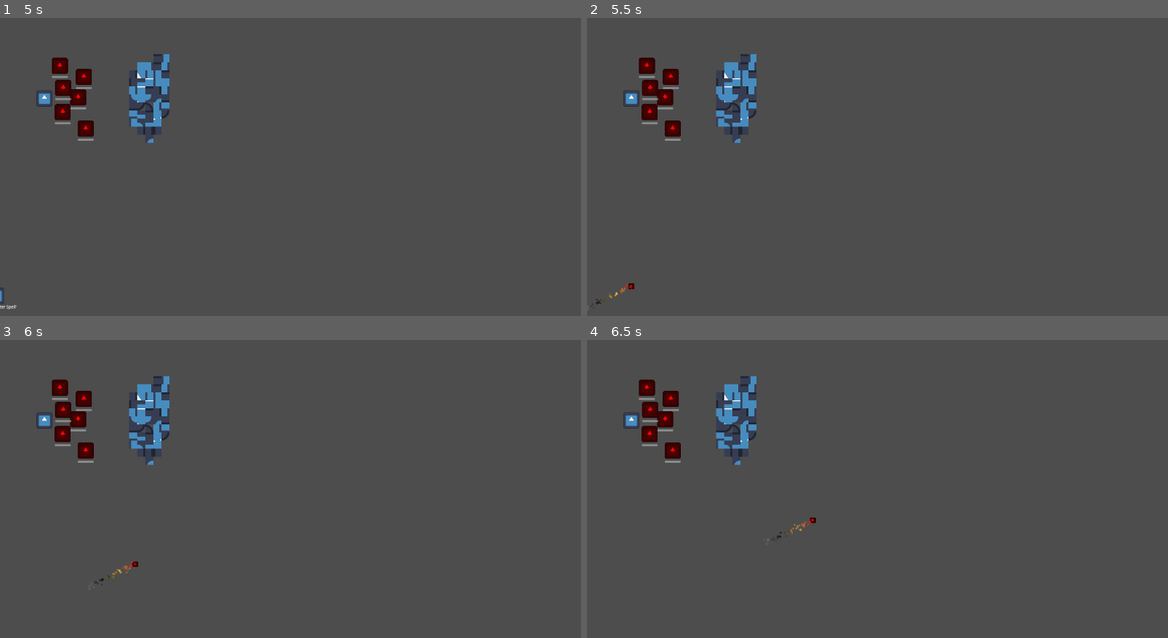
Above: before the commit, frames 1-4 (two rows, left to right).
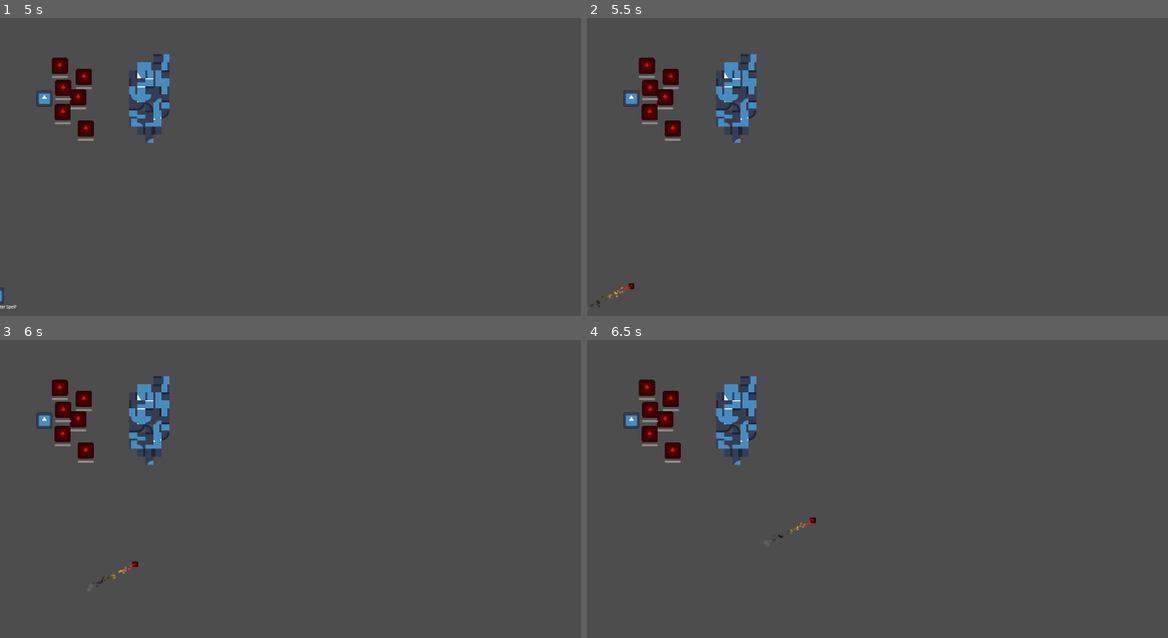
Above: after the commit, the same moments.

Repository: NIK-Pro-coder/coop-roguelike-reborn
Game: Godot game, scene res://main.tscn
Two runs of this game, one before a commit and one after it. Both use one fixed random seed, a clock stepped at 60 frames per second and the inputs below. The engine's default icon, where the game draws it, is replaced by a stand-in: a white triangle on a blue panel in a dark square.
Inputs (mouse positions are in pixels of both pictures, inside the frame that each line leads up to):
- Up to frame 1 (5 s): tap Enter at 0.5 s; move the mouse to (418, 137) at 0.52 s; hold D (right) 0.53-1.28 s; hold Tab (cycle_spell) 0.53-1.28 s; click (418, 137) at 0.67 s; move the mouse to (174, 169) at 1.27 s; hold S (down) 1.28-2.03 s; right-click (174, 169) at 1.35 s; move the mouse to (348, 80) at 2.02 s; hold D (right) 2.03-2.78 s; hold Tab (cycle_spell) 2.03-2.78 s; move the mouse to (261, 217) at 2.77 s; hold W (up) 2.78-3.53 s; right-click (261, 217) at 2.85 s; click (261, 217) at 2.92 s; move the mouse to (464, 202) at 3.52 s; hold Tab (cycle_spell) 3.53-4.28 s; hold A (left) from 3.53 s (still down); move the mouse to (116, 104) at 4.27 s; right-click (116, 104) at 4.35 s
- Up to frame 2 (5.5 s): tap Space at 5 s; move the mouse to (906, 152) at 5.02 s; release A (left) at 5.03 s; hold S (down) from 5.03 s (still down); hold Tab (cycle_spell) from 5.03 s (still down); click (906, 152) at 5.17 s
- Up to frame 3 (6 s): move the mouse to (203, 393) at 5.77 s; release S (down) at 5.78 s; release Tab (cycle_spell) at 5.78 s; hold D (right) from 5.78 s (still down); right-click (203, 393) at 5.85 s
- Up to frame 4 (6.5 s): keep holding D (right)

Frame 1 is identical in both runs. In frame 2, less than 0.1% of the frame differs, in the area x 1-8%, y 89-98%; in frame 3, less than 0.1%, in the area x 16-24%, y 74-82%; in frame 4, less than 0.1%.

Commit message:
Removed aim-assist on mouse+keyboard, made it more lenient on controller

Diff:
--- a/Player/player.gd
+++ b/Player/player.gd
@@ -101,16 +101,21 @@
   else :
     cycled = false
 
-  if spell_cd[spells[sel_spell]] > 0.0:
+  var s: Spell = spells[sel_spell]
+  var aim_assist_points: Array[Vector2] = s.get_aim_assist_points(self)
+
+  if spell_cd[s] > 0.0:
     return
 
   var cast: bool = false
   var dir: Vector2 = Vector2(0, 0)
+  var tolerance: float = 1.0
 
   if device < 0 :
     cast = Input.is_mouse_button_pressed(MOUSE_BUTTON_LEFT)
     dir = (get_global_mouse_position() - global_position).normalized()
   else :
+    tolerance = .8
     dir = Vector2(
       Input.get_joy_axis(device, JOY_AXIS_RIGHT_X),
       Input.get_joy_axis(device, JOY_AXIS_RIGHT_Y)
@@ -124,13 +129,11 @@
     cast = dir.length_squared() > 0
 
   if cast :
-    var s: Spell = spells[sel_spell]
-
     var min_dist: float = -1.0
     var new_dir: Vector2 = dir
     var ang: float = dir.angle()
 
-    for i: Vector2 in s.get_aim_assist_points(self):
+    for i: Vector2 in aim_assist_points:
       # Prefer enemy closest to the direction vector
       var diff: Vector2 = i - global_position
 
@@ -140,7 +143,7 @@
       var dist: float = abs(norm_diff.y)
 
       # You have to aim with about +- 10° accuracy to have aim-assist
-      if dot >= .985 and (dist < min_dist or min_dist < 0.0):
+      if dot >= tolerance and (dist < min_dist or min_dist < 0.0):
         min_dist = dist
         new_dir = diff.normalized()
 
